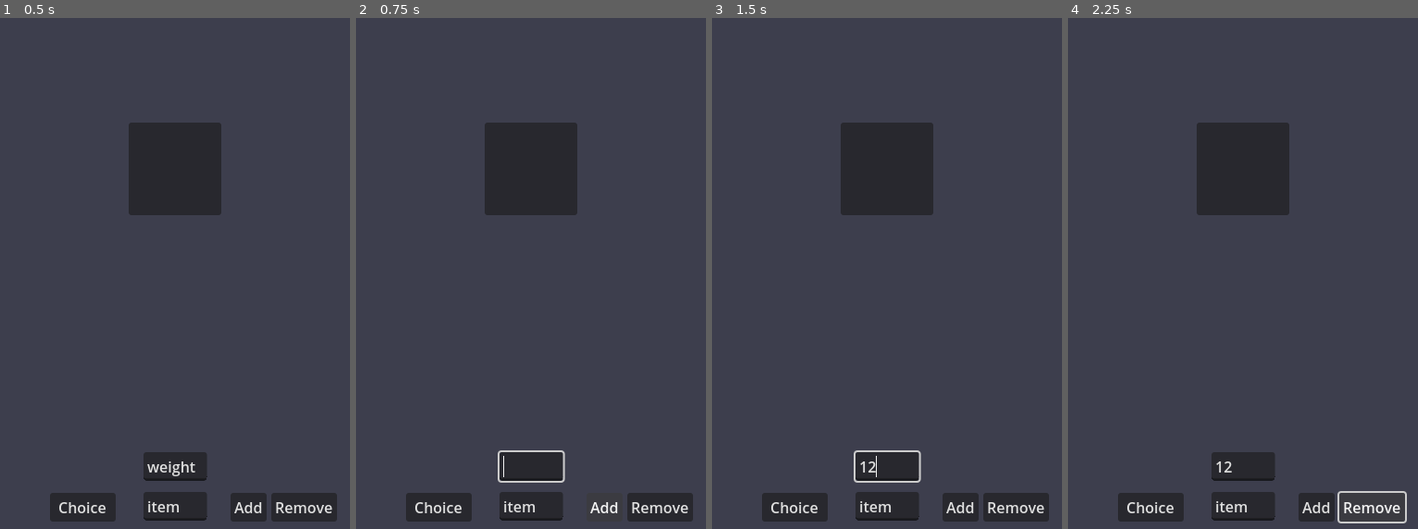
Above: before the commit, frames 1-4 (left to right).
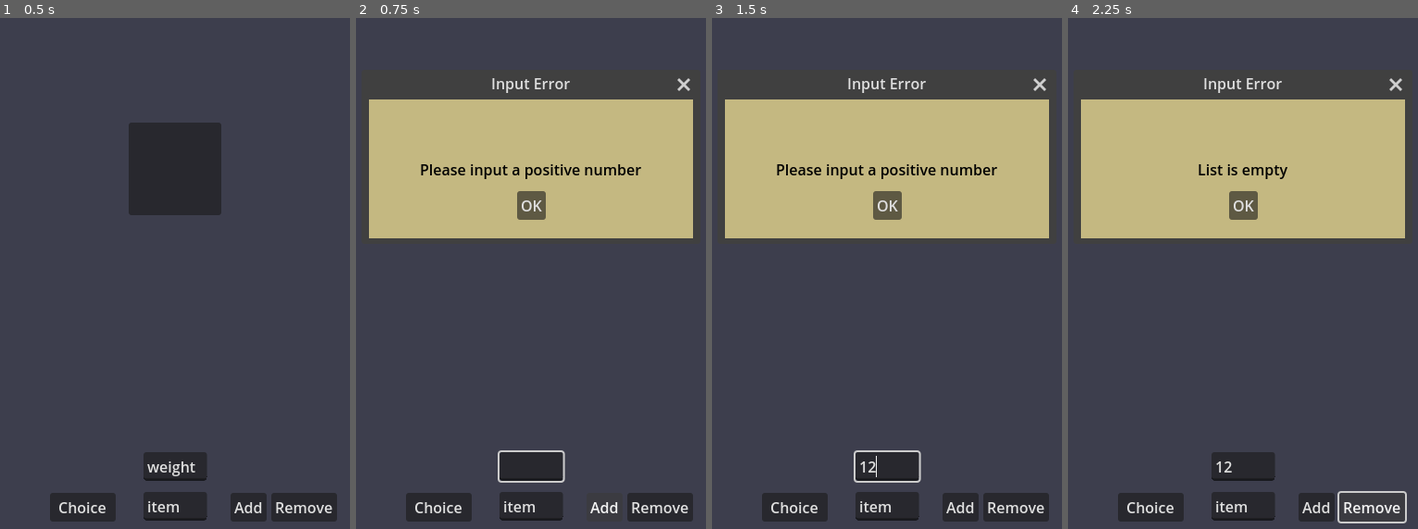
Above: after the commit, the same moments.

Repository: Nathaniel-Rabaya-CSUB/Habit-Tracker
Game: Godot game, scene res://control.tscn
Same seed, same stepped clock (60 frames per second), same inputs: the game is played once before the commit and once after it.
Inputs (mouse positions are in pixels of both pictures, inside the frame that each line leads up to):
- Up to frame 1 (0.5 s): no input
- Up to frame 2 (0.75 s): click "Add" at 0.5 s
- Up to frame 3 (1.5 s): click (887, 467) at 1.27 s; type "12" at 1.35 s
- Up to frame 4 (2.25 s): click "Remove" at 2 s

Frame 1 is identical in both runs. In frame 2, 25% of the frame differs, in the area x 3-97%, y 11-90%; in frame 3, 25%; in frame 4, 25%.

Commit message:
Choice button functionality + Added error popups

Diff:
--- a/control.gd
+++ b/control.gd
@@ -8,7 +8,10 @@
 @onready var option_edit = $ColorRect/option
 @onready var weight_edit = $ColorRect/weight
 @onready var list_container = $ColorRect/ScrollContainer/vContainer
-@onready var pop_up = $"Decision Pop Up"
+@onready var decision_pu = $"Decision Pop Up"
+@onready var decision_pu_text = $"Decision Pop Up/ColorRect/decision"
+@onready var error_pu = $"Error Pop Up"
+@onready var error_pu_text = $"Error Pop Up/ColorRect/error"
 
 func _ready() -> void:
 	pass
@@ -19,11 +22,15 @@
 func create_new_item(item_text, weight_text): # function: create new item in list
 	if item_text.is_empty(): # check if empty
 		print("Please input an option") # DEBUG
+		error_pu_text.text = "Please input an option"
+		error_pu.show()
 		option_edit.edit() # autoset to typing in box
 		return
 
 	elif item_text.contains("(") || item_text.contains(")"):
 		print("Do not add parantheses")
+		error_pu_text.text = "Do not add parantheses"
+		error_pu.show()
 		weight_edit.clear() # clear current text
 		option_edit.clear() # clear current text
 		option_edit.edit() # autoset to typing in box
@@ -34,6 +41,8 @@
 
 	elif weight_text.is_valid_int() == false || weight_text.to_int() <= 0:
 		print("Please input a positive number") # DEBUG
+		error_pu_text.text = "Please input a positive number"
+		error_pu.show()
 		weight_edit.clear() # clear current text
 		weight_edit.edit() # autoset to typing in box
 		return
@@ -50,6 +59,8 @@
 func _on_remove_option_pressed() -> void: # function: remove_button is pressed
 	if list_container.item_count == 0: # check if list is empty
 		print("List is empty") # DEBUG
+		error_pu_text.text = "List is empty"
+		error_pu.show()
 		return
 	var selectedItem = list_container.get_selected_items() # return pointer to selected item
 	if selectedItem.size() > 0: # selectedItem = size of array, size() only for arrays
@@ -73,12 +84,17 @@
 func _on_decide_option_pressed() -> void:
 	if list_container.item_count == 0: # check if list is empty
 		print("List is empty") # DEBUG
+		error_pu_text.text = "List is empty"
+		error_pu.show()
 		return
 
 	var randIdx = rng.randi_range(0, interalArray.size() - 1) # identify random index
 	print("index: " + str(randIdx) + ": " + interalArray[randIdx]) # DEBUG
+	decision_pu_text.text = "Your choice is: " + interalArray[randIdx]
+	decision_pu.show()
 
-	pop_up.show()
+func decision_ok_button_pressed() -> void:
+	decision_pu.hide()
 
-func _on_ok_button_pressed() -> void:
-	pop_up.hide()
+func error_ok_button_pressed() -> void:
+	error_pu.hide()
--- a/control.tscn
+++ b/control.tscn
@@ -115,7 +115,7 @@
 [node name="Decision Pop Up" type="Window" parent="."]
 title = "The decision is..."
 initial_position = 1
-size = Vector2i(250, 250)
+size = Vector2i(350, 150)
 visible = false
 
 [node name="ColorRect" type="ColorRect" parent="Decision Pop Up"]
@@ -142,7 +142,7 @@
 theme_override_colors/font_color = Color(0, 0, 0, 1)
 text = "temporary"
 
-[node name="ok_button" type="Button" parent="Decision Pop Up"]
+[node name="decision_ok_button" type="Button" parent="Decision Pop Up"]
 anchors_preset = 7
 anchor_left = 0.5
 anchor_top = 1.0
@@ -156,7 +156,53 @@
 grow_vertical = 0
 text = "OK"
 
+[node name="Error Pop Up" type="Window" parent="."]
+title = "Input Error"
+initial_position = 2
+size = Vector2i(350, 150)
+visible = false
+
+[node name="ColorRect" type="ColorRect" parent="Error Pop Up"]
+anchors_preset = 15
+anchor_right = 1.0
+anchor_bottom = 1.0
+grow_horizontal = 2
+grow_vertical = 2
+color = Color(0.769114, 0.720748, 0.505632, 1)
+
+[node name="error" type="Label" parent="Error Pop Up/ColorRect"]
+layout_mode = 1
+anchors_preset = 8
+anchor_left = 0.5
+anchor_top = 0.5
+anchor_right = 0.5
+anchor_bottom = 0.5
+offset_left = -20.0
+offset_top = -11.5
+offset_right = 20.0
+offset_bottom = 11.5
+grow_horizontal = 2
+grow_vertical = 2
+theme_override_colors/font_color = Color(0, 0, 0, 1)
+text = "temporary"
+
+[node name="error_ok_button" type="Button" parent="Error Pop Up/ColorRect"]
+layout_mode = 1
+anchors_preset = 7
+anchor_left = 0.5
+anchor_top = 1.0
+anchor_right = 0.5
+anchor_bottom = 1.0
+offset_left = -4.0
+offset_top = -8.0
+offset_right = 4.0
+offset_bottom = -20.0
+grow_horizontal = 2
+grow_vertical = 0
+text = "OK"
+
 [connection signal="pressed" from="ColorRect/add_option" to="." method="_on_add_option_pressed"]
 [connection signal="pressed" from="ColorRect/remove_option" to="." method="_on_remove_option_pressed"]
 [connection signal="pressed" from="ColorRect/decide_option" to="." method="_on_decide_option_pressed"]
-[connection signal="pressed" from="Decision Pop Up/ok_button" to="." method="_on_ok_button_pressed"]
+[connection signal="pressed" from="Decision Pop Up/decision_ok_button" to="." method="decision_ok_button_pressed"]
+[connection signal="pressed" from="Error Pop Up/ColorRect/error_ok_button" to="." method="error_ok_button_pressed"]
